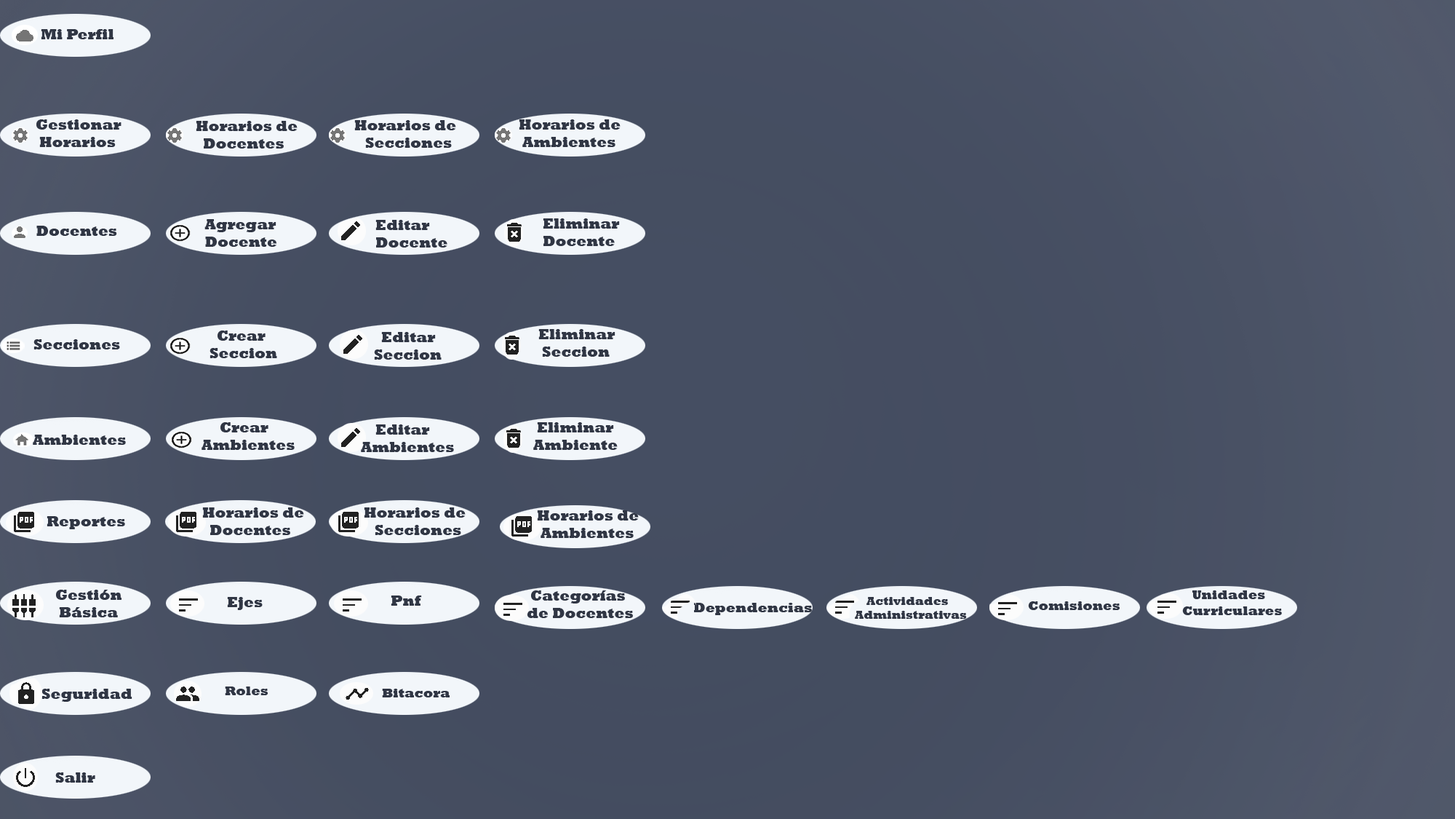
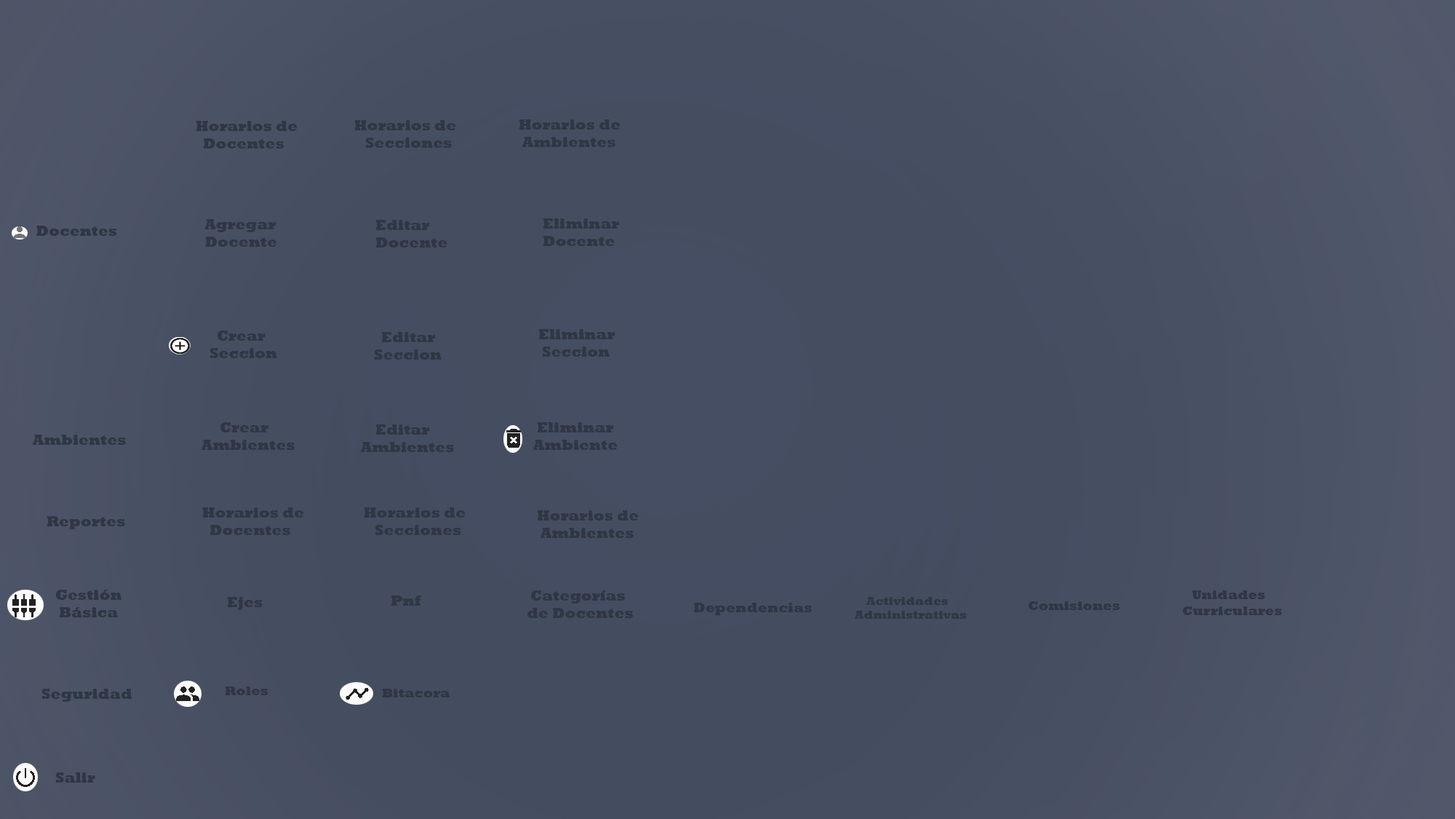
The second 1455×819 image is a revision of the first. Changes to its layers:
hid "Capa 8" over [0, 755, 151, 799]
hid "Capa 7" over [0, 671, 151, 715]
hid "Capa 31" over [494, 323, 646, 367]
hid "Capa 30" over [328, 323, 480, 367]
hid "Capa 29" over [165, 323, 317, 367]
hid "Capa 36" over [494, 416, 646, 460]
hid "Capa 35" over [328, 416, 480, 460]
hid "Capa 34" over [165, 416, 317, 460]
hid "Capa 26" over [494, 211, 646, 255]
hid "Capa 25" over [328, 211, 480, 255]
hid "Capa 24" over [165, 211, 317, 255]
hid "Capa 23" over [494, 113, 646, 157]
hid "Capa 22" over [328, 113, 480, 157]
hid "Capa 50" over [499, 504, 651, 548]
hid "Capa 49" over [328, 499, 480, 543]
hid "Capa 21" over [165, 113, 317, 157]
hid "Capa 18" over [328, 671, 480, 715]
hid "Capa 17" over [165, 671, 317, 715]
hid "Capa 15" over [1146, 585, 1298, 629]
hid "Capa 14" over [989, 585, 1141, 629]
hid "Capa 13" over [826, 585, 978, 629]
hid "Capa 11" over [494, 585, 646, 629]
hid "Capa 10" over [328, 581, 480, 625]
hid "Capa 9" over [165, 581, 317, 625]
…and 38 more changes (38 visibility)
